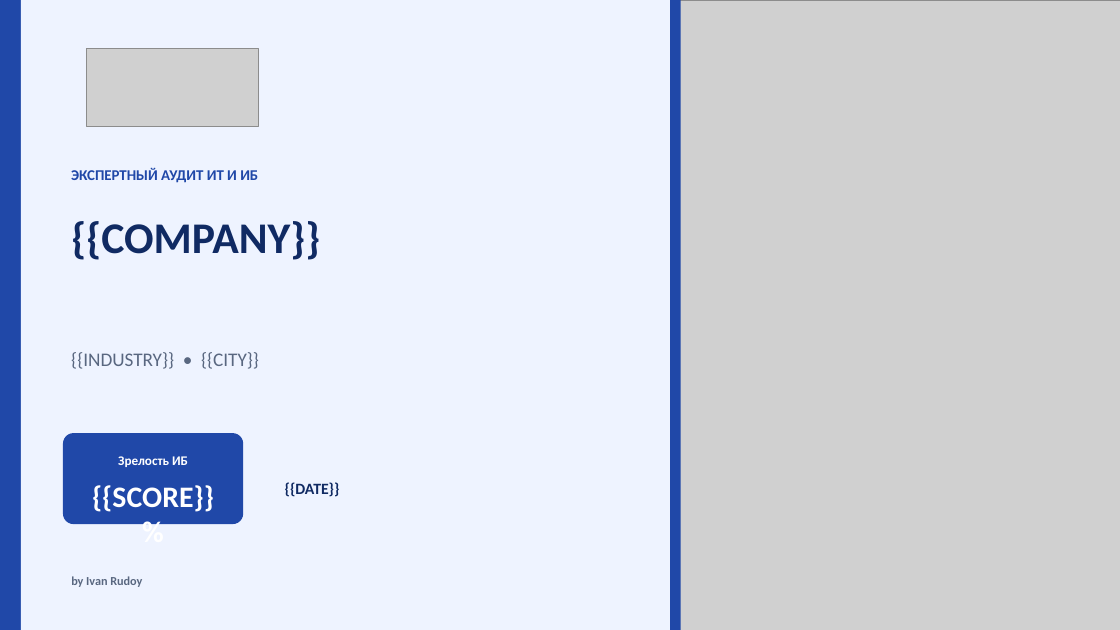
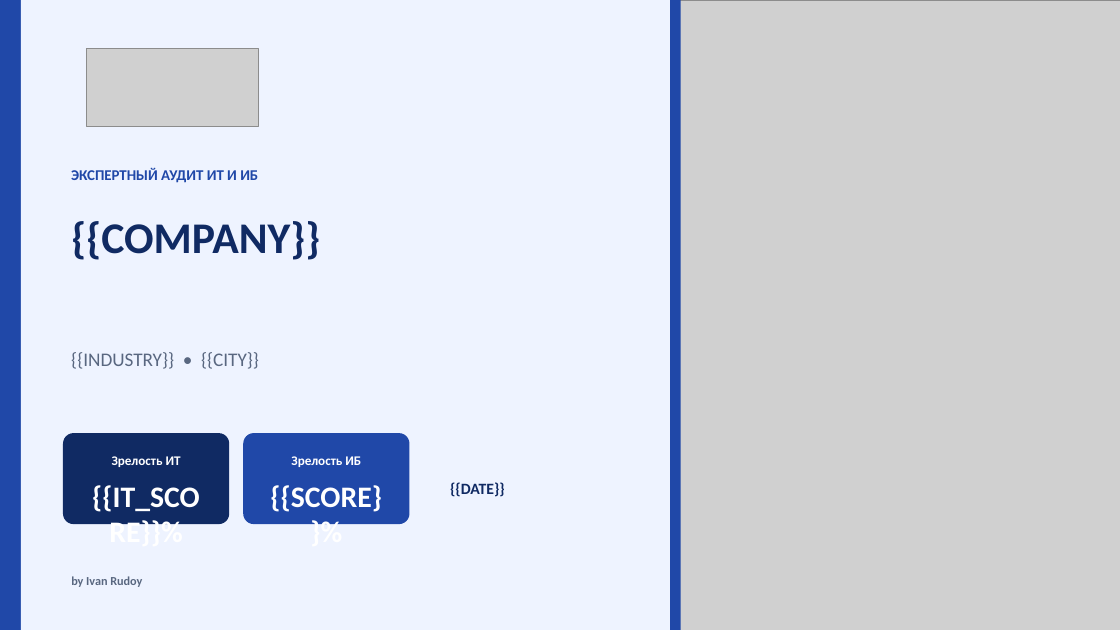
Before and after one commit to irudoy1982/Test, a slide deck: slide 1 of static/audit_presentation_btg.pptx. Drawn at 1120x630 pixels with LibreOffice and Linux fonts; fonts in the diff are those of the drawing; grey boxes stand for pictures. Boxes give left, top, right and bottom in pixels: in the first picture for what was removed or moved away, otherwise in the second. Text is boxed around its words. In the diff, an @@ line names an element or a change of style, - is before the commit and + after.

```diff
--- a/static/audit_presentation_btg.pptx
+++ b/static/audit_presentation_btg.pptx
@@ rounded rectangle: place and size @@
-rounded rectangle at box(63, 434, 244, 524)
+rounded rectangle at box(63, 434, 229, 524)
@@ rounded rectangle at box(63, 434, 229, 524): fill #2048A8 to #102A63 @@
@@ rounded rectangle added at box(244, 434, 410, 524), fill #2048A8 @@
@@ text "Зрелость ИБ": place and size @@
-text "Зрелость ИБ" at box(118, 456, 188, 467)
+text "Зрелость ИБ" at box(291, 456, 361, 467)
@@ text added at box(112, 456, 181, 467), 11.2 pt, text #FFFFFF, bold @@
+Зрелость ИТ
@@ text "{{SCORE}}%" rewrapped from box(92, 485, 214, 512) to box(257, 474, 396, 513) @@
@@ text "{{DATE}}": place and size @@
-text "{{DATE}}" at box(285, 482, 340, 497)
+text "{{DATE}}" at box(450, 482, 505, 497)
@@ text added at box(92, 485, 382, 512), 25.5 pt, text #FFFFFF, bold @@
+{{IT_SCORE}}%
```
Also in this commit, not shown: 3 other slides changed, 9 other files.
